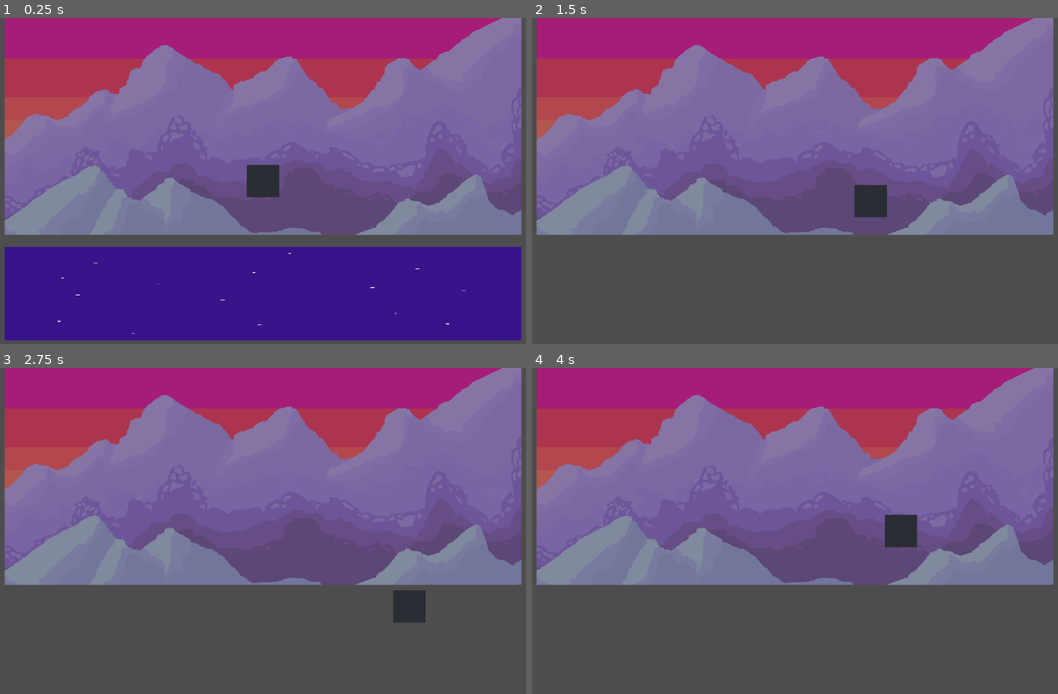
Above: before the commit, frames 1-4 (two rows, left to right).
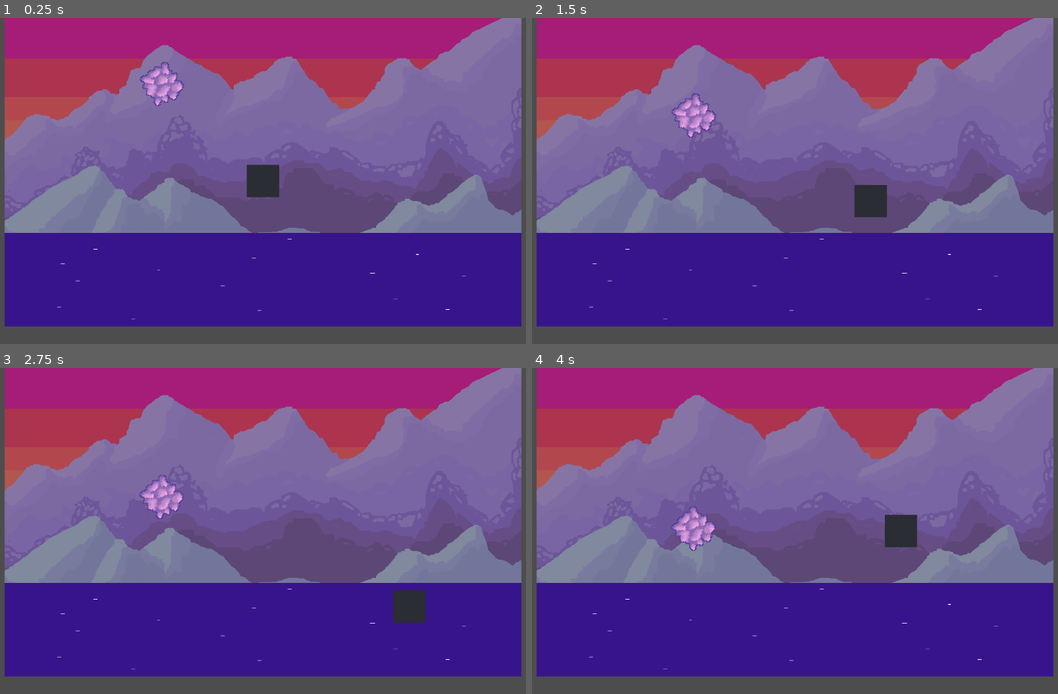
Above: after the commit, the same moments.

Repository: JMQ0598/Pogo-Game-Godot
Game: Godot game, scene res://Assets/Scenes/root.tscn
Two runs of this game, one before a commit and one after it. Both use one fixed random seed, a clock stepped at 60 frames per second and the inputs below.
Inputs:
- Up to frame 1 (0.25 s): no input
- Up to frame 2 (1.5 s): hold D (walk_right) 0.53-1.28 s; hold S (walk_down) from 1.28 s (still down)
- Up to frame 3 (2.75 s): release S (walk_down) at 2.03 s; hold D (walk_right) from 2.03 s (still down)
- Up to frame 4 (4 s): release D (walk_right) at 2.78 s; hold W (walk_up) 2.78-3.53 s; hold A (walk_left) from 3.53 s (still down)

The runs differ from the first frame. In frame 1, 8.8% of the frame differs, in the area x 0-100%, y 13-99%; in frame 2, 29%; in frame 3, 28%; in frame 4, 29%, in the area x 0-100%, y 42-95%.

Commit message:
boulder rotates

Diff:
--- a/pogo-game/Assets/Scenes/boulder.tscn
+++ b/pogo-game/Assets/Scenes/boulder.tscn
@@ -6,12 +6,12 @@
 [sub_resource type="CircleShape2D" id="CircleShape2D_svwq5"]
 radius = 13.0
 
-[node name="Boulder" type="RigidBody2D"]
+[node name="Boulder" type="StaticBody2D"]
+script = ExtResource("2_ljjce")
 
 [node name="Sprite2D" type="Sprite2D" parent="."]
 texture_filter = 1
 texture = ExtResource("1_j5pr0")
-script = ExtResource("2_ljjce")
 
 [node name="CollisionShape2D" type="CollisionShape2D" parent="."]
 shape = SubResource("CircleShape2D_svwq5")
--- a/pogo-game/Assets/Scenes/platform.tscn
+++ b/pogo-game/Assets/Scenes/platform.tscn
@@ -1,11 +1,14 @@
-[gd_scene load_steps=3 format=3 uid="uid://bxb3162d0x5dk"]
+[gd_scene load_steps=4 format=3 uid="uid://bxb3162d0x5dk"]
 
 [ext_resource type="Texture2D" uid="uid://c2r4tbefstdcp" path="res://Assets/Sprites/BG-Static-Space.png" id="1_i5wvk"]
+
+[sub_resource type="PhysicsMaterial" id="PhysicsMaterial_i5wvk"]
 
 [sub_resource type="RectangleShape2D" id="RectangleShape2D_i5wvk"]
 size = Vector2(1024, 186)
 
-[node name="Platform" type="RigidBody2D"]
+[node name="Platform" type="StaticBody2D"]
+physics_material_override = SubResource("PhysicsMaterial_i5wvk")
 
 [node name="Sprite2D" type="Sprite2D" parent="."]
 texture_filter = 1
--- a/pogo-game/Assets/Scenes/root.tscn
+++ b/pogo-game/Assets/Scenes/root.tscn
@@ -1,5 +1,6 @@
-[gd_scene load_steps=5 format=3 uid="uid://cijwn6ftib2hu"]
+[gd_scene load_steps=6 format=3 uid="uid://cijwn6ftib2hu"]
 
+[ext_resource type="PackedScene" uid="uid://dudx0gs6bucav" path="res://Assets/Scenes/boulder.tscn" id="1_morkg"]
 [ext_resource type="PackedScene" uid="uid://bxb3162d0x5dk" path="res://Assets/Scenes/platform.tscn" id="2_6o2em"]
 [ext_resource type="Texture2D" uid="uid://djj1orv1cpg3q" path="res://Assets/Sprites/BG-Static.png" id="2_q7pxp"]
 [ext_resource type="PackedScene" uid="uid://dsowhyub8bnxn" path="res://Assets/Scenes/test_character.tscn" id="3_6o2em"]
@@ -20,3 +21,7 @@
 [node name="Camera2D" type="Camera2D" parent="." node_paths=PackedStringArray("follow_target")]
 script = ExtResource("4_wmxxr")
 follow_target = NodePath("../Test Character")
+
+[node name="Boulder" parent="." instance=ExtResource("1_morkg")]
+position = Vector2(-200, -204)
+scale = Vector2(2.5, 2.5)
--- a/pogo-game/Assets/Scripts/boulder.gd
+++ b/pogo-game/Assets/Scripts/boulder.gd
@@ -1,7 +1,8 @@
-extends RigidBody2D
+extends StaticBody2D
 
-@export var gravity : float = 10
-@export var rotation_speed : float = 5
+@export var gravity : float = 50
+@export var rotation_speed : float = 10
 
-func _physics_process(_delta):
-	pass
+func _physics_process(delta):
+	translate(Vector2(0, gravity * delta))
+	rotate(rotation_speed * delta)
